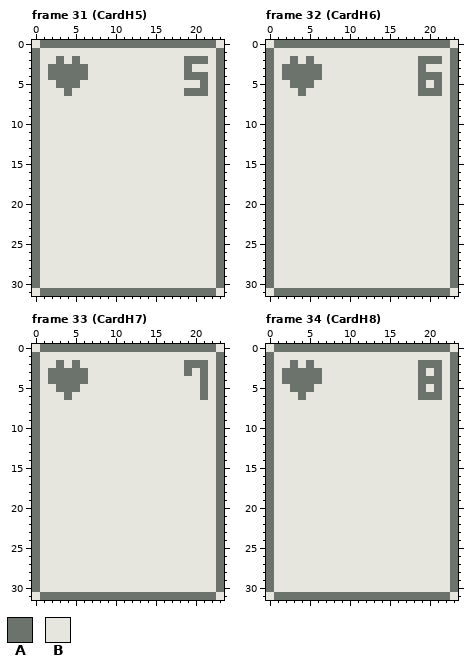
File history of a pixel-art file, assets/atlas/card.aseprite. The first picture shows the starting point.
24x32 pixels, 60 frames. Shown: frame 31 (CardH5), frame 32 (CardH6), frame 33 (CardH7), frame 34 (CardH8). The commit also changed other frames, which this record leaves out.
Visible layers, top first: "rank", "suit", "face", "card".
Palette (. is transparent): A #6c736c  B #e6e6df
Pixels before, frame 31 (CardH5), first column x 0:
 0 BAAAAAAAAAAAAAAAAAAAAAAB
 1 ABBBBBBBBBBBBBBBBBBBBBBA
 2 ABBABABBBBBBBBBBBBBAAABA
 3 ABAAAAABBBBBBBBBBBBABBBA
 4 ABAAAAABBBBBBBBBBBBAAABA
 5 ABBAAABBBBBBBBBBBBBBBABA
 6 ABBBABBBBBBBBBBBBBBAAABA
 7 ABBBBBBBBBBBBBBBBBBBBBBA
 8 ABBBBBBBBBBBBBBBBBBBBBBA
 9 ABBBBBBBBBBBBBBBBBBBBBBA
10 ABBBBBBBBBBBBBBBBBBBBBBA
11 ABBBBBBBBBBBBBBBBBBBBBBA
12 ABBBBBBBBBBBBBBBBBBBBBBA
13 ABBBBBBBBBBBBBBBBBBBBBBA
14 ABBBBBBBBBBBBBBBBBBBBBBA
15 ABBBBBBBBBBBBBBBBBBBBBBA
16 ABBBBBBBBBBBBBBBBBBBBBBA
17 ABBBBBBBBBBBBBBBBBBBBBBA
18 ABBBBBBBBBBBBBBBBBBBBBBA
19 ABBBBBBBBBBBBBBBBBBBBBBA
20 ABBBBBBBBBBBBBBBBBBBBBBA
21 ABBBBBBBBBBBBBBBBBBBBBBA
22 ABBBBBBBBBBBBBBBBBBBBBBA
23 ABBBBBBBBBBBBBBBBBBBBBBA
24 ABBBBBBBBBBBBBBBBBBBBBBA
25 ABBBBBBBBBBBBBBBBBBBBBBA
26 ABBBBBBBBBBBBBBBBBBBBBBA
27 ABBBBBBBBBBBBBBBBBBBBBBA
28 ABBBBBBBBBBBBBBBBBBBBBBA
29 ABBBBBBBBBBBBBBBBBBBBBBA
30 ABBBBBBBBBBBBBBBBBBBBBBA
31 BAAAAAAAAAAAAAAAAAAAAAAB
Pixels before, frame 32 (CardH6), first column x 0:
 0 BAAAAAAAAAAAAAAAAAAAAAAB
 1 ABBBBBBBBBBBBBBBBBBBBBBA
 2 ABBABABBBBBBBBBBBBBAAABA
 3 ABAAAAABBBBBBBBBBBBABBBA
 4 ABAAAAABBBBBBBBBBBBAAABA
 5 ABBAAABBBBBBBBBBBBBABABA
 6 ABBBABBBBBBBBBBBBBBAAABA
 7 ABBBBBBBBBBBBBBBBBBBBBBA
 8 ABBBBBBBBBBBBBBBBBBBBBBA
 9 ABBBBBBBBBBBBBBBBBBBBBBA
10 ABBBBBBBBBBBBBBBBBBBBBBA
11 ABBBBBBBBBBBBBBBBBBBBBBA
12 ABBBBBBBBBBBBBBBBBBBBBBA
13 ABBBBBBBBBBBBBBBBBBBBBBA
14 ABBBBBBBBBBBBBBBBBBBBBBA
15 ABBBBBBBBBBBBBBBBBBBBBBA
16 ABBBBBBBBBBBBBBBBBBBBBBA
17 ABBBBBBBBBBBBBBBBBBBBBBA
18 ABBBBBBBBBBBBBBBBBBBBBBA
19 ABBBBBBBBBBBBBBBBBBBBBBA
20 ABBBBBBBBBBBBBBBBBBBBBBA
21 ABBBBBBBBBBBBBBBBBBBBBBA
22 ABBBBBBBBBBBBBBBBBBBBBBA
23 ABBBBBBBBBBBBBBBBBBBBBBA
24 ABBBBBBBBBBBBBBBBBBBBBBA
25 ABBBBBBBBBBBBBBBBBBBBBBA
26 ABBBBBBBBBBBBBBBBBBBBBBA
27 ABBBBBBBBBBBBBBBBBBBBBBA
28 ABBBBBBBBBBBBBBBBBBBBBBA
29 ABBBBBBBBBBBBBBBBBBBBBBA
30 ABBBBBBBBBBBBBBBBBBBBBBA
31 BAAAAAAAAAAAAAAAAAAAAAAB
Pixels before, frame 33 (CardH7), first column x 0:
 0 BAAAAAAAAAAAAAAAAAAAAAAB
 1 ABBBBBBBBBBBBBBBBBBBBBBA
 2 ABBABABBBBBBBBBBBBBAAABA
 3 ABAAAAABBBBBBBBBBBBABABA
 4 ABAAAAABBBBBBBBBBBBBBABA
 5 ABBAAABBBBBBBBBBBBBBBABA
 6 ABBBABBBBBBBBBBBBBBBBABA
 7 ABBBBBBBBBBBBBBBBBBBBBBA
 8 ABBBBBBBBBBBBBBBBBBBBBBA
 9 ABBBBBBBBBBBBBBBBBBBBBBA
10 ABBBBBBBBBBBBBBBBBBBBBBA
11 ABBBBBBBBBBBBBBBBBBBBBBA
12 ABBBBBBBBBBBBBBBBBBBBBBA
13 ABBBBBBBBBBBBBBBBBBBBBBA
14 ABBBBBBBBBBBBBBBBBBBBBBA
15 ABBBBBBBBBBBBBBBBBBBBBBA
16 ABBBBBBBBBBBBBBBBBBBBBBA
17 ABBBBBBBBBBBBBBBBBBBBBBA
18 ABBBBBBBBBBBBBBBBBBBBBBA
19 ABBBBBBBBBBBBBBBBBBBBBBA
20 ABBBBBBBBBBBBBBBBBBBBBBA
21 ABBBBBBBBBBBBBBBBBBBBBBA
22 ABBBBBBBBBBBBBBBBBBBBBBA
23 ABBBBBBBBBBBBBBBBBBBBBBA
24 ABBBBBBBBBBBBBBBBBBBBBBA
25 ABBBBBBBBBBBBBBBBBBBBBBA
26 ABBBBBBBBBBBBBBBBBBBBBBA
27 ABBBBBBBBBBBBBBBBBBBBBBA
28 ABBBBBBBBBBBBBBBBBBBBBBA
29 ABBBBBBBBBBBBBBBBBBBBBBA
30 ABBBBBBBBBBBBBBBBBBBBBBA
31 BAAAAAAAAAAAAAAAAAAAAAAB
Pixels before, frame 34 (CardH8), first column x 0:
 0 BAAAAAAAAAAAAAAAAAAAAAAB
 1 ABBBBBBBBBBBBBBBBBBBBBBA
 2 ABBABABBBBBBBBBBBBBAAABA
 3 ABAAAAABBBBBBBBBBBBABABA
 4 ABAAAAABBBBBBBBBBBBAAABA
 5 ABBAAABBBBBBBBBBBBBABABA
 6 ABBBABBBBBBBBBBBBBBAAABA
 7 ABBBBBBBBBBBBBBBBBBBBBBA
 8 ABBBBBBBBBBBBBBBBBBBBBBA
 9 ABBBBBBBBBBBBBBBBBBBBBBA
10 ABBBBBBBBBBBBBBBBBBBBBBA
11 ABBBBBBBBBBBBBBBBBBBBBBA
12 ABBBBBBBBBBBBBBBBBBBBBBA
13 ABBBBBBBBBBBBBBBBBBBBBBA
14 ABBBBBBBBBBBBBBBBBBBBBBA
15 ABBBBBBBBBBBBBBBBBBBBBBA
16 ABBBBBBBBBBBBBBBBBBBBBBA
17 ABBBBBBBBBBBBBBBBBBBBBBA
18 ABBBBBBBBBBBBBBBBBBBBBBA
19 ABBBBBBBBBBBBBBBBBBBBBBA
20 ABBBBBBBBBBBBBBBBBBBBBBA
21 ABBBBBBBBBBBBBBBBBBBBBBA
22 ABBBBBBBBBBBBBBBBBBBBBBA
23 ABBBBBBBBBBBBBBBBBBBBBBA
24 ABBBBBBBBBBBBBBBBBBBBBBA
25 ABBBBBBBBBBBBBBBBBBBBBBA
26 ABBBBBBBBBBBBBBBBBBBBBBA
27 ABBBBBBBBBBBBBBBBBBBBBBA
28 ABBBBBBBBBBBBBBBBBBBBBBA
29 ABBBBBBBBBBBBBBBBBBBBBBA
30 ABBBBBBBBBBBBBBBBBBBBBBA
31 BAAAAAAAAAAAAAAAAAAAAAAB
After:
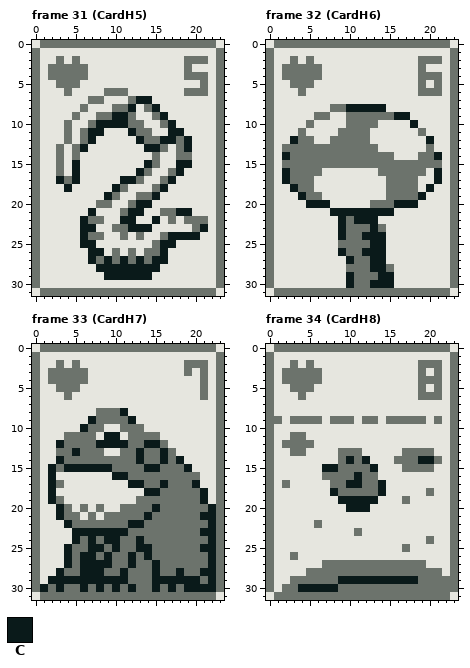
Colours new in this view: C #0a1a1a
Commit message: Add some more cards and bevel corners
Change:
Changed rows in their new state; - is an unchanged pixel.
Frame 31 (CardH5), layer "face":
first column x 3:
 6 ------AAA----------
 7 ----AA---ACC-------
 8 ---A---AAC-AC------
 9 --A--AACCA--AC-----
10 -A--ACCCCAA--AC----
11 -A-ACC---CAA--CC---
12 -A-AC-----CAACCAC--
13 A-AC-------CCA-AC--
14 A-A---------A--AA--
15 A-C--------CA--CC--
16 A-C-------CA--AC---
17 CAC-----CCA--AC----
18 -C-----CA---AC-----
19 ------CA--AAC------
20 -----AA--ACC-------
21 ----C---ACC--AACC--
22 ---CAA--CC--C-A-AAA
23 ---CC--AACCC-----AC
24 ---CAA--A-A--ACCCC-
25 ---CC-------ACC----
26 ----CC-A-A-AAC-----
27 ----CACACACACC-----
28 -----CCCCCCCC------
29 ------CCCCCC-------
Frame 32 (CardH6), layer "face":
first column x 2:
 8 ------AACCCCC-------
 9 ----AA--AAAAAACC----
10 ---A----AAAA----C---
11 --A----AAAA------A--
12 -CAA--AAAAA-------C-
13 AAAAAAAAAAAA------A-
14 CAAAAAAAAAAAAA---AAC
15 AAAAAAAAAAAAAAAAAAAA
16 CAAAA-------AAAAAA-C
17 CAAA---------AAAA--C
18 -CAA---------AAAA-C-
19 --CAA--------AAAAC--
20 ---CCC-----AAACCC---
21 ------CCCCCCCC------
22 -------CACCC--------
23 -------CAAACA-------
24 -------CAACCC-------
25 -------AAAACC-------
26 -------CAACCC-------
27 --------CAACC-------
28 --------AAACCA------
29 --------CAAACC------
30 --------CAACCC------
Frame 33 (CardH7), layer "face":
first column x 1:
 8 -------AAAC-----------
 9 ------CAAAAC----------
10 -----CAA--AAA---------
11 ---AAAA-CC-AAAA-------
12 --CAAAACCCCAACCA------
13 --AACAAA--AACAACA-----
14 --CAAAAAAAAACAACAC----
15 -CACCCCCCAAAACCAAAC---
16 -C-------CCAAAAAAAAA--
17 -CA--------CCAACAAAC--
18 -C-----------CCAAAAAC-
19 -CA---------AAAAAAAAC-
20 --CA-A-A--AAAACAAAAAAC
21 --CAA-A-AAAAACAAAAAACC
22 ---CAAAAAAACCAAAAAAAAC
23 ----CCCCCCCAAAAAAAAACC
24 ----CACACCAACAAAAAAAAC
25 ---CAACCACAACCAAAAAACC
26 ---CACCACAACACAAAAAAAC
27 ---CACCCCAACAACAAAAAAC
28 --CAACCCAACAAACAACAACC
29 -CCCCCCCCCCAAACCCCCCAC
30 CACAACACACACAACACACCCC
Frame 34 (CardH8), layer "face":
first column x 1:
 9 A-AAAA-AAA-AA-AAAAA-A-
11 --AA------------------
12 -AAAA-----------------
13 --AA----AAA-----AAAA--
14 --------ACAC---AAACCA-
15 ------CCAAAAC---AAAA--
16 ------AAAACAA---------
17 -A-----AACCAAC--------
18 -------CAAAAAC-----A--
19 --------CCCCC---A-----
20 ---------CCC----------
22 -----A----------------
23 ----------A-----------
24 -------------------A--
25 ----------------A-----
26 --A-------------------
27 ------AAAAAAAAAAAAA---
28 ----AAAAAAAAAAAAAAAAA-
29 --AAAAAACCCCCCCCCCAAAA
30 -AACCCCCAAAAAAAAAAAAAA
Boxes around the changes in both pictures, in picture pixels (x1, y1, x2, y2):
changed: (56, 88, 208, 280)
changed: (282, 104, 442, 288)
changed: (40, 408, 216, 592)
changed: (274, 416, 450, 592)
